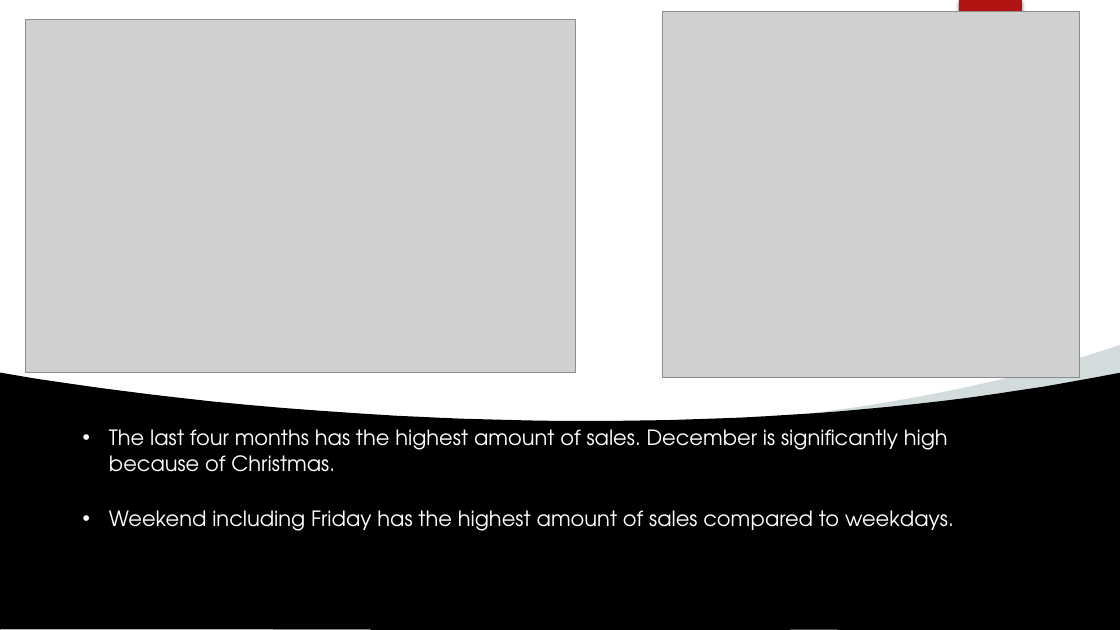
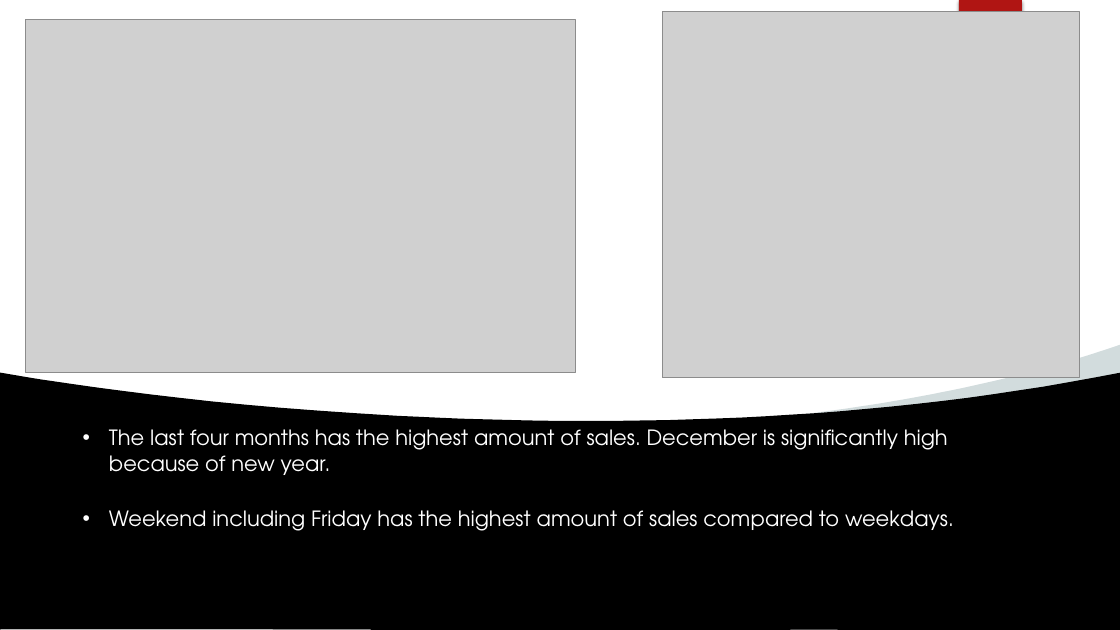
Before and after one commit to khwajajalal/Capstone4-Sales-Prediction, a slide deck: slide 5 of Sales Forecasting.pptx. Drawn at 1120x630 pixels with LibreOffice and Linux fonts; fonts in the diff are those of the drawing; grey boxes stand for pictures; background and template pictures are left out. Boxes give left, top, right and bottom in pixels: in the first picture for what was removed or moved away, otherwise in the second. Text is boxed around its words. In the diff, an @@ line names an element or a change of style, - is before the commit and + after.

```diff
--- a/Sales Forecasting.pptx
+++ b/Sales Forecasting.pptx
@@ text at [109, 429, 948, 475]: text changed @@
-• The last four months has the highest amount of sales. December is significantly high because of Christmas.
+• The last four months has the highest amount of sales. December is significantly high because of new year.
```
Also in this commit, not shown: 5 other slides changed, 1 other file.
